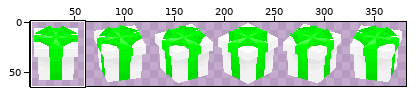
Sprite sheet -- app/models/sprite/texture.png. The first picture is a wide view before the edit; the outline marks the close-up.
Close-up. Old version:
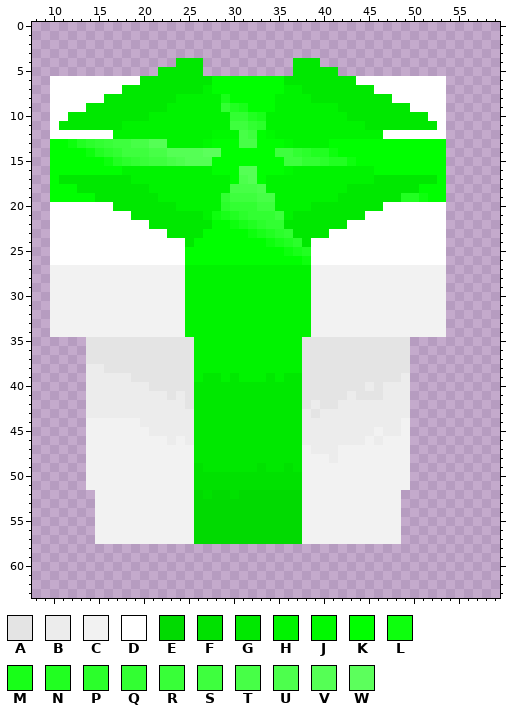
The file is 384x64 pixels. Colours within 5 levels of each other are drawn and written as one. Shown: x 8..59, y 0..63. The wide view leaves out empty margins. The commit also changed other parts of the picture, which this record leaves out.
Palette (. is transparent): A #e4e4e4  B #ececec  C #f2f2f2  D #ffffff  E #01da01  F #00e100  G #00e800  H #00f300  J #00f900  K #00ff00  L #0dff0d  M #18ff18  N #21ff21  P #2bff2b  Q #32ff32  R #38ff38  S #3eff3e  T #47ff47  U #4dff4d  V #55ff55  W #5cff5c
Pixels before (only the part around the change), first column x 8:
 1 .................................................
 2 .................................................
 3 .................................................
 4 ................GGG..........GGG.................
 5 ..............GGGGG..........GGGGG...............
 6 ..DDDDDDDDDDGGGGGGGGKKKKKKKKGGGGGGGGDDDDDDDDDD...
 7 ..DDDDDDDDGGGGGGGGGHKKKKKKKKHHGGGGGGGGDDDDDDDD...
 8 ..DDDDDDGGGGGGGGHHHHHMKKKKKHHHHGGGGGGGGGDDDDDD...
 9 ..DDDDGGGGGGGGGHHHHHHQNMKKKHHHHHHHGGGGGGGGDDDD...
10 ..DDGGGGGGGGGHHHHHHHHHQQNMHHHHHHHHHGGGGGGGGGDD...
11 ..DGGGGGGGHHHHHHHHHHHHSSQPHHHHHHHHHHHGGGGGGGGD...
12 ..DDDDDDDHHHHHHHHHHHJJJTSKJHHHHHHHHHHHHDDDDDDD...
13 ..KKLNPQRSSTTVVHHHHJKKKTTKKKJHHHHKKKKKKKKKKKKK...
14 ..KKKKLNPQSSSTTVVVVWWKKKKKKSSQPNNLKKKKKKKKKKKK...
15 ..KKKKKKLNPQRSSTUVVVKKKKKKKKSSQQPNNLKKKKKKKKKK...
16 ..KKKKKKKKHHHHHHHHHHKKKVVKKKJHHHHHHHHHKKKKKKKK...
17 ..KGGGGGGGGHHHHHHHHHHHKUVKHHHHHHHHHHHHGGGGGGGK...
18 ..KKKGGGGGGGGHHHHHHHHHTTTUHHHHHHHHHGGGGGGGGKKK...
19 ..KKKKKGGGGGGGHHHHHHHQSSSTTHHHHHHHGGGGGGGNNLKK...
20 ..DDDDDDDGGGGGGGHHHHHPQQQSSHHHHGGGGGGGGDDDDDDD...
21 ..DDDDDDDDDGGGGGGGGHLMNPQQQSHGGGGGGGGDDDDDDDDD...
22 ..DDDDDDDDDDDGGGGGGGKKLMNPQQGGGGGGGDDDDDDDDDDD...
23 ..DDDDDDDDDDDDDGGGGKKKKKLMNPQGGGGDDDDDDDDDDDDD...
24 ..DDDDDDDDDDDDDDDGKKKKKKKKLMNPGDDDDDDDDDDDDDDD...
25 ..DDDDDDDDDDDDDDDKKKKKKKKKKKLMNDDDDDDDDDDDDDDD...
26 ..DDDDDDDDDDDDDDDKKKKKKKKKKKKKLDDDDDDDDDDDDDDD...
27 ..CCCCCCCCCCCCCCCHHHHHHHHHHHHHHCCCCCCCCCCCCCCC...
28 ..CCCCCCCCCCCCCCCHHHHHHHHHHHHHHCCCCCCCCCCCCCCC...
29 ..CCCCCCCCCCCCCCCHHHHHHHHHHHHHHCCCCCCCCCCCCCCC...
30 ..CCCCCCCCCCCCCCCHHHHHHHHHHHHHHCCCCCCCCCCCCCCC...
31 ..CCCCCCCCCCCCCCCHHHHHHHHHHHHHHCCCCCCCCCCCCCCC...
32 ..CCCCCCCCCCCCCCCHHHHHHHHHHHHHHCCCCCCCCCCCCCCC...
33 ..CCCCCCCCCCCCCCCHHHHHHHHHHHHHHCCCCCCCCCCCCCCC...
34 ..CCCCCCCCCCCCCCCHHHHHHHHHHHHHHCCCCCCCCCCCCCCC...
35 ......AAAAAAAAAAAAHHHHHHHHHHHHAAAAAAAAAAAA.......
36 ......AAAAAAAAAAAAHHHHHHHHHHHHAAAAAAAAAAAA.......
37 ......AAAAAAAAAAAAHHHHHHHHHHHHAAAAAAAAAAAA.......
38 ......BBAAAAAAAAAAHHHHHHHHHHHHAAAAAAAAAAAA.......
39 ......BBBBBAAAAAAAHGGHGHHHGHGGAAAAAAAAAAAB.......
40 ......BBBBBBBAAAAAGGGGGGGGGGGGAAAAAAABABBB.......
41 ......BBBBBBBBBABAGGGGGGGGGGGGAAAAABAAABBB.......
42 ......BBBBBBBBBBBAGGGGGGGGGGGGABAABBBBBBBB.......
43 ......BBBBBBBBBBBBGGGGGGGGGGGGBABBBBBBBBBB.......
44 ......CCCCCCBBBBBBGGGGGGGGGGGGBBBBBBBBBBBC.......
45 ......CCCCCCCBBBBBGGGGGGGGGGGGBBBBBBBBCBBC.......
46 ......CCCCCCCCCBCBGGGGGGGGGGGGBBBBBBBCBCCC.......
47 ......CCCCCCCCCCCCGGGGGGGGGGGGCBBBCCCCCCCC.......
48 ......CCCCCCCCCCCCGGGGGGGGGGGGCCCBCCCCCCCC.......
49 ......CCCCCCCCCCCCFGGGGGGFGGFGCCCCCCCCCCCC.......
50 ......CCCCCCCCCCCCFFFFFFFFFFFFCCCCCCCCCCCC.......
51 ......CCCCCCCCCCCCFFFFFFFFFFFFCCCCCCCCCCCC.......
52 .......CCCCCCCCCCCEFEEFEEEEEEECCCCCCCCCCC........
53 .......CCCCCCCCCCCEEEEEEEEEEEECCCCCCCCCCC........
54 .......CCCCCCCCCCCEEEEEEEEEEEECCCCCCCCCCC........
55 .......CCCCCCCCCCCEEEEEEEEEEEECCCCCCCCCCC........
56 .......CCCCCCCCCCCEEEEEEEEEEEECCCCCCCCCCC........
57 .......CCCCCCCCCCCEEEEEEEEEEEECCCCCCCCCCC........
58 .................................................
59 .................................................
60 .................................................
61 .................................................
After the commit:
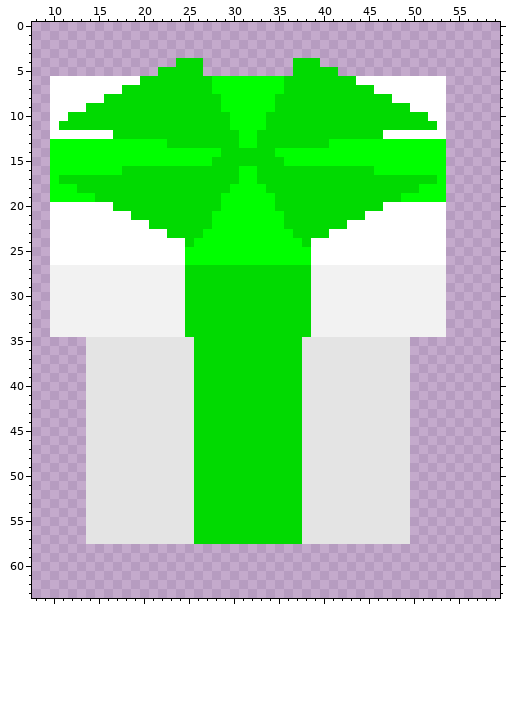
Diff:
y 4: x 24..26 GGG -> EEE; x 37..39 GGG -> EEE
y 5: x 22..26 GGGGG -> EEEEE; x 37..41 GGGGG -> EEEEE
y 6: x 20..27 GGGGGGGG -> EEEEEEEE; x 36..43 GGGGGGGG -> EEEEEEEE
y 7: x 18..27 GGGGGGGGGH -> EEEEEEEEEE; x 36..45 HHGGGGGGGG -> EEEEEEEEEE
y 8: x 16..29 GGGGGGGGHHHHHM -> EEEEEEEEEEEEEK; x 35..47 HHHHGGGGGGGGG -> EEEEEEEEEEEEE
y 9: x 14..31 GGGGGGGGGHHHHHHQNM -> EEEEEEEEEEEEEEEKKK; x 35..49 HHHHHHHGGGGGGGG -> EEEEEEEEEEEEEEE
y 10: x 12..51 GGGGGGGGGHHHHHHHHHQQNMHHHHHHHHHGGGGGGGGG -> EEEEEEEEEEEEEEEEEEKKKKEEEEEEEEEEEEEEEEEE
y 11: x 11..52 GGGGGGGHHHHHHHHHHHHSSQPHHHHHHHHHHHGGGGGGGG -> EEEEEEEEEEEEEEEEEEEKKKKEEEEEEEEEEEEEEEEEEE
y 12: x 17..46 HHHHHHHHHHHJJJTSKJHHHHHHHHHHHH -> EEEEEEEEEEEEEEKKEEEEEEEEEEEEEE
y 13: x 12..40 LNPQRSSTTVVHHHHJKKKTTKKKJHHHH -> KKKKKKKKKKKEEEEEEEEKKEEEEEEEE
y 14: x 14..41 LNPQSSSTTVVVVWWKKKKKKSSQPNNL -> KKKKKKKKKKKKKKKEEEEEEKKKKKKK
y 15: x 16..43 LNPQRSSTUVVVKKKKKKKKSSQQPNNL -> KKKKKKKKKKKKEEEEEEEEKKKKKKKK
y 16: x 18..45 HHHHHHHHHHKKKVVKKKJHHHHHHHHH -> EEEEEEEEEEEEEKKEEEEEEEEEEEEE
y 17: x 11..52 GGGGGGGGHHHHHHHHHHHKUVKHHHHHHHHHHHHGGGGGGG -> EEEEEEEEEEEEEEEEEEEEKKEEEEEEEEEEEEEEEEEEEE
y 18: x 13..50 GGGGGGGGHHHHHHHHHTTTUHHHHHHHHHGGGGGGGG -> EEEEEEEEEEEEEEEEEKKKKEEEEEEEEEEEEEEEEE
y 19: x 15..51 GGGGGGGHHHHHHHQSSSTTHHHHHHHGGGGGGGNNL -> EEEEEEEEEEEEEEKKKKKKEEEEEEEEEEEEEEKKK
y 20: x 17..46 GGGGGGGHHHHHPQQQSSHHHHGGGGGGGG -> EEEEEEEEEEEEKKKKKKEEEEEEEEEEEE
y 21: x 19..44 GGGGGGGGHLMNPQQQSHGGGGGGGG -> EEEEEEEEEKKKKKKKKEEEEEEEEE
y 22: x 21..27 GGGGGGG -> EEEEEEE; x 30..42 LMNPQQGGGGGGG -> KKKKKKEEEEEEE
y 23: x 23..26 GGGG -> EEEE; x 32..40 LMNPQGGGG -> KKKKKEEEE
y 24: x 25 G -> E; x 34..38 LMNPG -> KKKKE
y 25: x 36..38 LMN -> KKK
y 26: x 38 L -> K
y 27..34: x 25..38 HHHHHHHHHHHHHH -> EEEEEEEEEEEEEE
y 35..37: x 26..37 HHHHHHHHHHHH -> EEEEEEEEEEEE
y 38: x 14..15 BB -> AA; x 26..37 HHHHHHHHHHHH -> EEEEEEEEEEEE
y 39: x 14..18 BBBBB -> AAAAA; x 26..37 HGGHGHHHGHGG -> EEEEEEEEEEEE; x 49 B -> A
y 40: x 14..20 BBBBBBB -> AAAAAAA; x 26..37 GGGGGGGGGGGG -> EEEEEEEEEEEE; x 45 B -> A; x 47..49 BBB -> AAA
y 41: x 14..22 BBBBBBBBB -> AAAAAAAAA; x 24 B -> A; x 26..37 GGGGGGGGGGGG -> EEEEEEEEEEEE; x 43 B -> A; x 47..49 BBB -> AAA
y 42: x 14..24 BBBBBBBBBBB -> AAAAAAAAAAA; x 26..37 GGGGGGGGGGGG -> EEEEEEEEEEEE; x 39 B -> A; x 42..49 BBBBBBBB -> AAAAAAAA
y 43: x 14..38 BBBBBBBBBBBBGGGGGGGGGGGGB -> AAAAAAAAAAAAEEEEEEEEEEEEA; x 40..49 BBBBBBBBBB -> AAAAAAAAAA
y 44: x 14..49 CCCCCCBBBBBBGGGGGGGGGGGGBBBBBBBBBBBC -> AAAAAAAAAAAAEEEEEEEEEEEEAAAAAAAAAAAA
y 45: x 14..49 CCCCCCCBBBBBGGGGGGGGGGGGBBBBBBBBCBBC -> AAAAAAAAAAAAEEEEEEEEEEEEAAAAAAAAAAAA
y 46: x 14..49 CCCCCCCCCBCBGGGGGGGGGGGGBBBBBBBCBCCC -> AAAAAAAAAAAAEEEEEEEEEEEEAAAAAAAAAAAA
y 47: x 14..49 CCCCCCCCCCCCGGGGGGGGGGGGCBBBCCCCCCCC -> AAAAAAAAAAAAEEEEEEEEEEEEAAAAAAAAAAAA
y 48: x 14..49 CCCCCCCCCCCCGGGGGGGGGGGGCCCBCCCCCCCC -> AAAAAAAAAAAAEEEEEEEEEEEEAAAAAAAAAAAA
y 49: x 14..49 CCCCCCCCCCCCFGGGGGGFGGFGCCCCCCCCCCCC -> AAAAAAAAAAAAEEEEEEEEEEEEAAAAAAAAAAAA
y 50..51: x 14..49 CCCCCCCCCCCCFFFFFFFFFFFFCCCCCCCCCCCC -> AAAAAAAAAAAAEEEEEEEEEEEEAAAAAAAAAAAA
y 52: x 14..25 .CCCCCCCCCCC -> AAAAAAAAAAAA; x 27 F -> E; x 30 F -> E; x 38..49 CCCCCCCCCCC. -> AAAAAAAAAAAA
y 53..57: x 14..25 .CCCCCCCCCCC -> AAAAAAAAAAAA; x 38..49 CCCCCCCCCCC. -> AAAAAAAAAAAA
Changed places in both close-ups, as pixel boxes (x1, y1, x2, y2):
changed: (59, 58, 437, 544)
